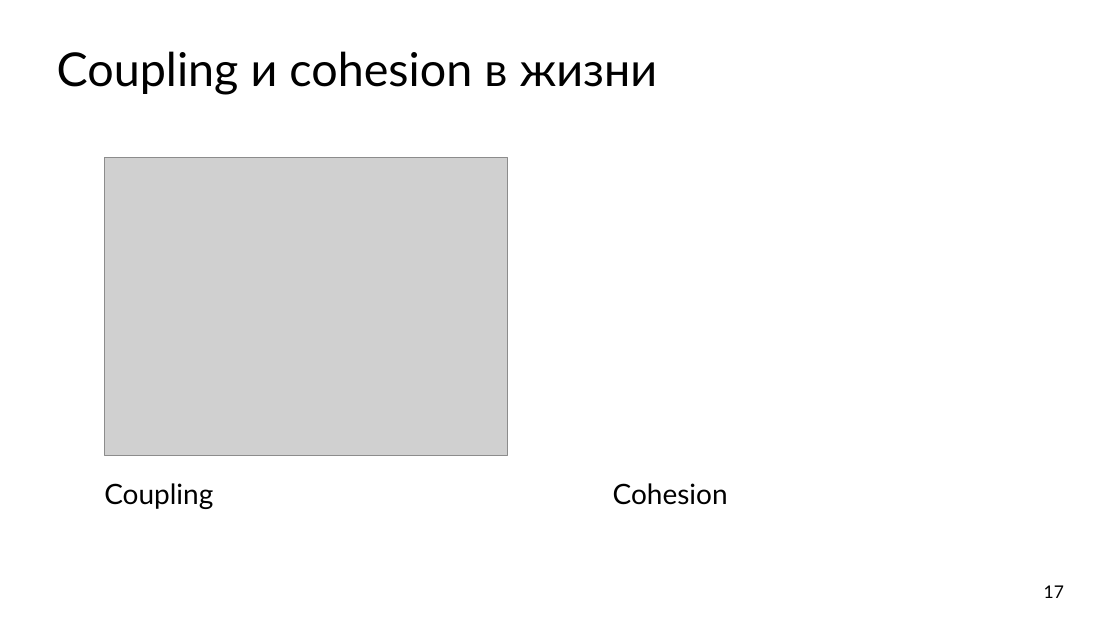
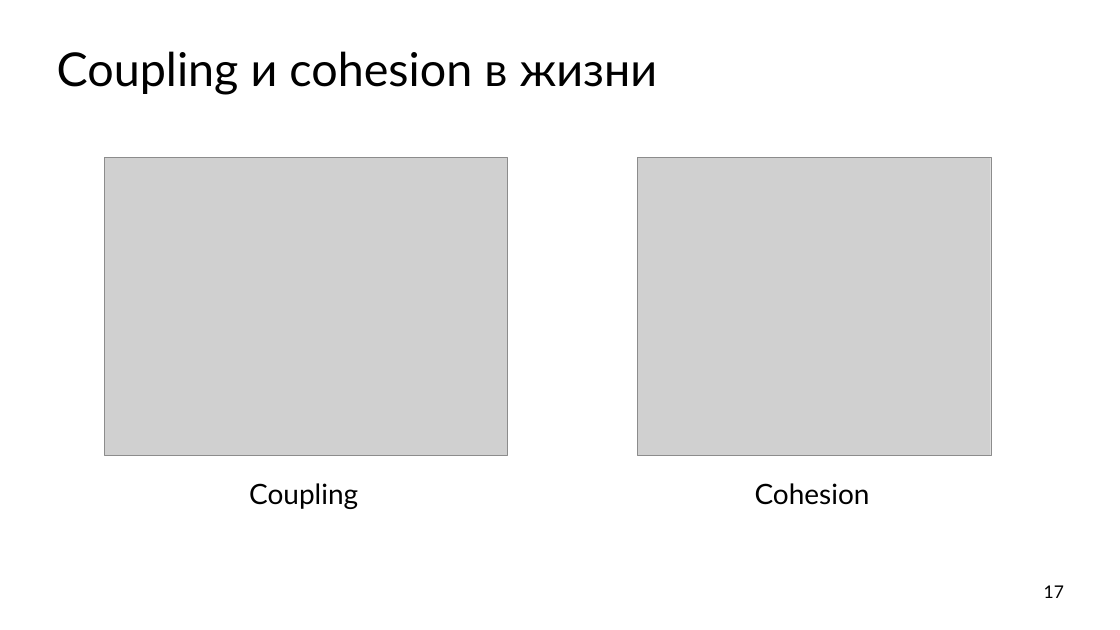
Before and after one commit to ishfb/cpprus17, a slide deck: slide 17 of slides.pptx. Drawn at 1120x630 pixels with LibreOffice and Linux fonts; fonts in the diff are those of the drawing; grey boxes stand for pictures. Boxes give left, top, right and bottom in pixels: in the first picture for what was removed or moved away, otherwise in the second. Text is boxed around its words. In the diff, an @@ line names an element or a change of style, - is before the commit and + after.

```diff
--- a/slides.pptx
+++ b/slides.pptx
@@ picture added at box(638, 157, 991, 455) @@
@@ text "Coupling" at box(249, 483, 358, 509): alignment left to centre @@
@@ text "Cohesion" at box(755, 483, 870, 505): alignment left to centre @@
@@ text "Cohesion": place and size @@
-text "Cohesion" at box(613, 483, 728, 505)
+text "Cohesion" at box(755, 483, 870, 505)
```
Also in this commit, not shown: 7 slides added, 1 slide removed, 1 other file.
